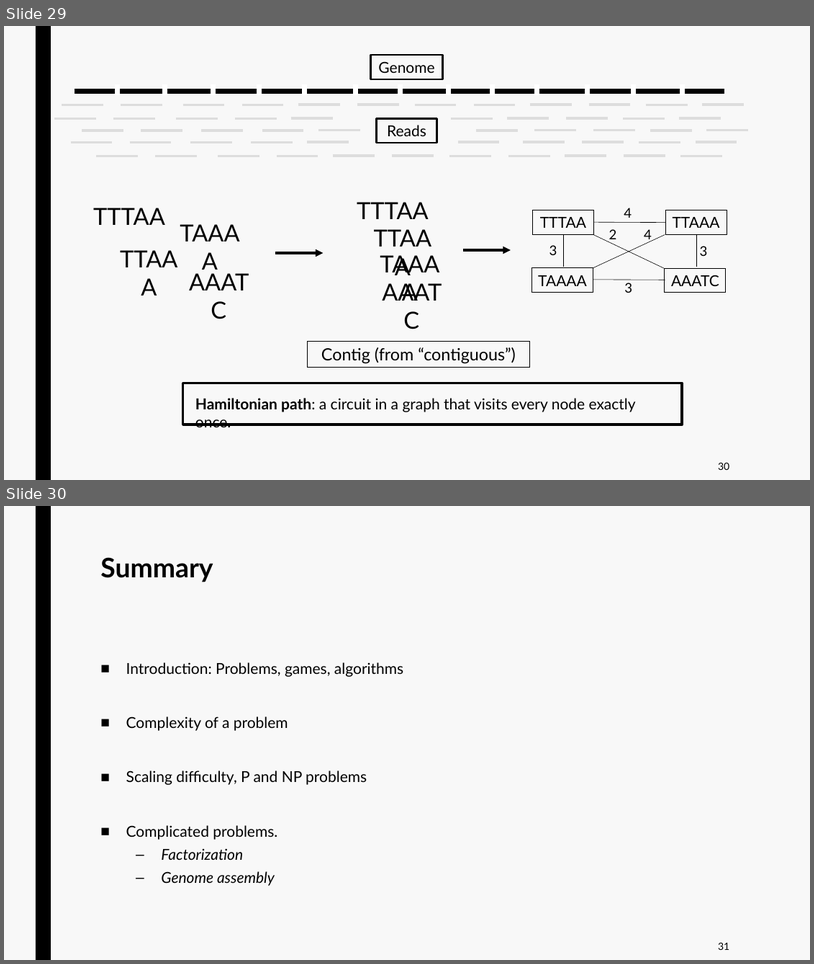
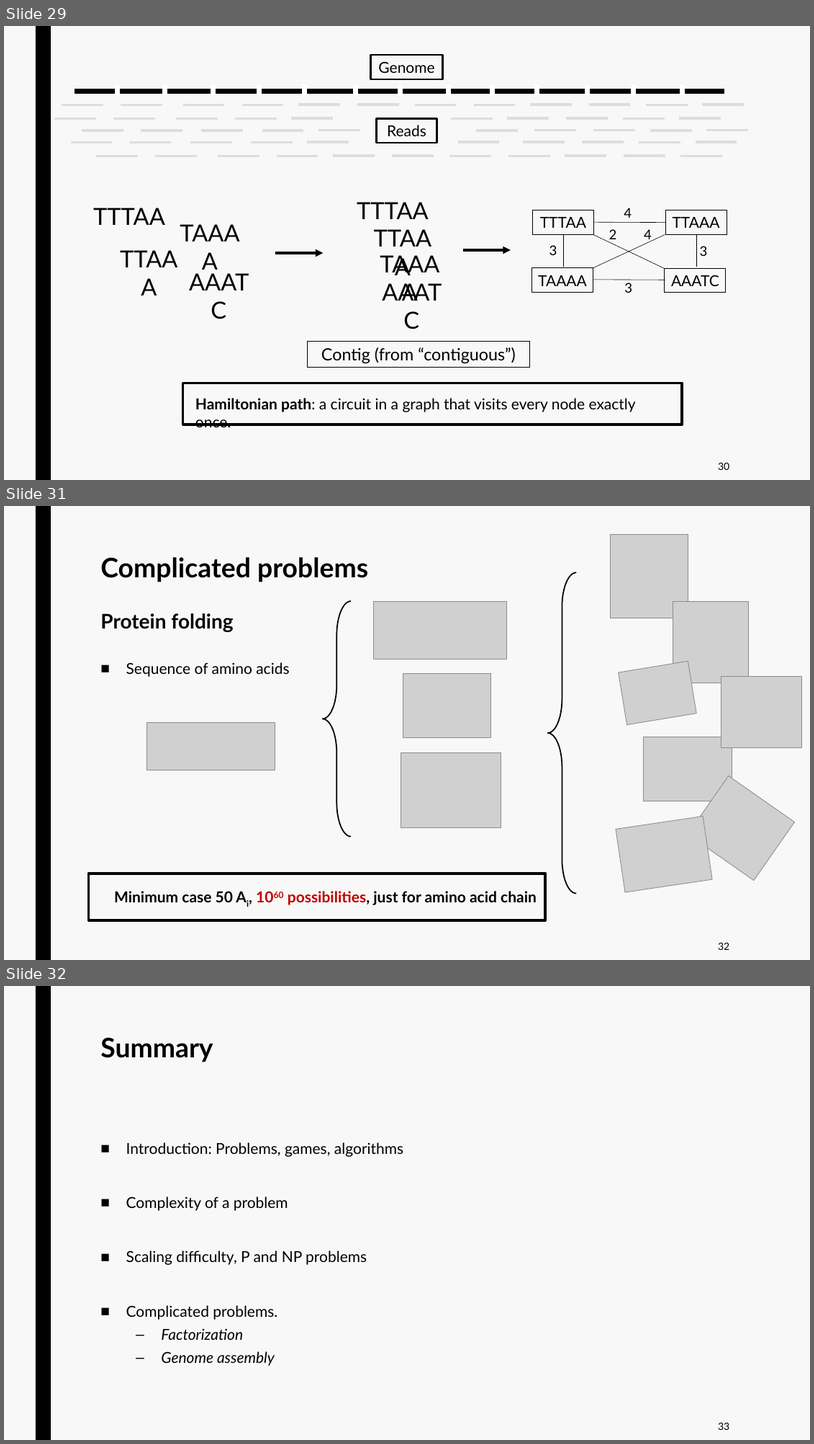
Before and after one commit to jurtasun/presentations, a slide deck: 202306_LMS_Complexity/230619_LMS_Complexity.ppt. Shown one above the other, each under a label of ours: slides 29 and 30 before the commit, slides 29, 31 and 32 after it; the slides between them are not shown. The pictures are 814x964 and 814x1444 pixels, drawn with LibreOffice and Linux fonts; fonts in the diff are those of the drawing; grey boxes stand for pictures. Boxes give left, top, right and bottom in pixels: in the first picture for what was removed or moved away, otherwise in the second. Text is boxed around its words. In the diff, an @@ line names an element or a change of style, - is before the commit and + after.

```diff
--- a/202306_LMS_Complexity/230619_LMS_Complexity.ppt
+++ b/202306_LMS_Complexity/230619_LMS_Complexity.ppt
@@ slide 31 added at <box>4,506,810,960</box>, background #F8F8F8; not listed: 1 template element that a slide beside it also shows @@
@@ picture added at <box>611,534,688,618</box> @@
@@ title added at <box>100,557,368,632</box>, 32 pt, text #000000, bold @@
+Complicated problems
+Protein folding
@@ left brace added at <box>548,572,577,893</box>, outline #000000 1.5 pt @@
@@ left brace added at <box>323,601,351,836</box>, outline #000000 1.5 pt @@
@@ picture added at <box>374,601,507,659</box> @@
@@ picture added at <box>673,601,748,682</box> @@
@@ text added at <box>126,662,289,677</box>, 18 pt, text #000000 @@
+■ Sequence of amino acids
@@ picture added at <box>404,674,491,738</box> @@
@@ picture added at <box>619,661,697,725</box> @@
@@ picture added at <box>721,676,802,747</box> @@
@@ picture added at <box>147,722,275,770</box> @@
@@ picture added at <box>644,737,733,801</box> @@
@@ picture added at <box>401,753,502,828</box> @@
@@ picture added at <box>688,775,795,880</box> @@
@@ picture added at <box>616,816,713,893</box> @@
@@ rectangle added at <box>89,873,546,921</box>, outline #000000 3 pt @@
@@ text added at <box>114,890,537,905</box>, 18 pt, text #000000, bold @@
+Minimum case 50 Ai, 1060 possibilities, just for amino acid chain
@@ page number added at <box>718,942,730,950</box>, 12 pt, text #000000 @@
+32
@@ what was slide 30 is now slide 32 @@
@@ page number at <box>718,1422,730,1430</box>: text changed @@
-31
+33
```
Also in this commit, not shown: 1 other slide added, 14 other files.
